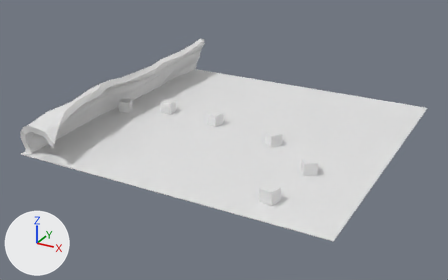
Two versions of the Blender file godot-4-jam-template-main/assets/3d/city.blend, one commit apart.
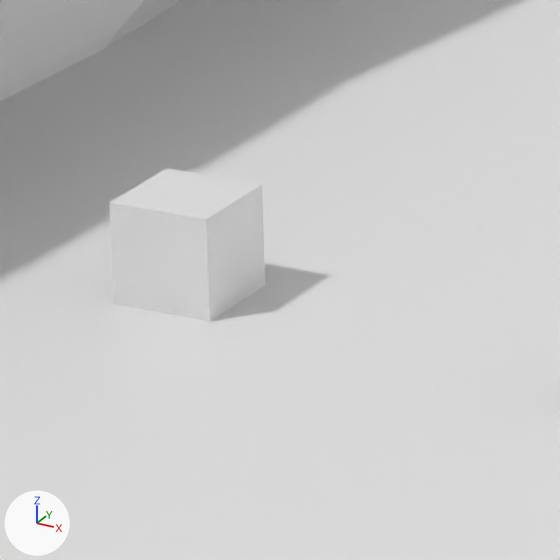
The first picture shows the older version from a 50 mm camera at (685.0, -846.0, 412.0) aimed at (231.0, -22.0, 0.0). The close-ups show both versions on the part from 33% to 46% of the width and 29% to 50% of the height of that picture; other places that the commit changed are outside them. The lights are fixed; the arrows at lower left show +X, +Y and +Z.

The first close-up shows 'Cube.001', 'floor-col', 'wall-col'.
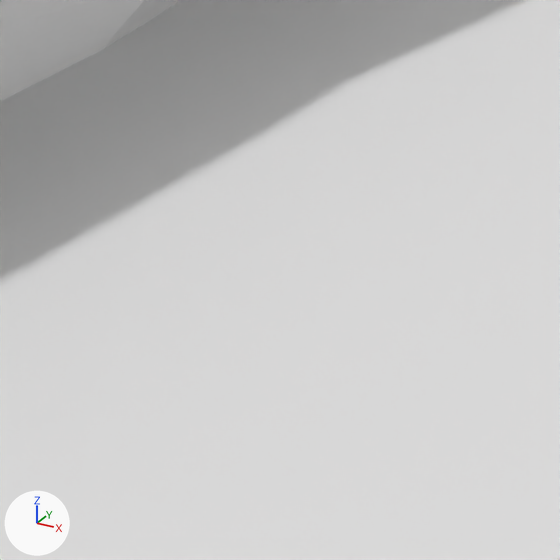
Where the change shows, as pixel boxes (x1, y1, x2, y2) in the close-ups (560 x 560 px):
'Cube.001', moved, rescaled (not visible afterwards): before (109, 168, 265, 321)

The change, as a diff of the scene's bpy script:
```diff
--- a/godot-4-jam-template-main/assets/3d/city.blend.py
+++ b/godot-4-jam-template-main/assets/3d/city.blend.py
@@ ob_cube_001 @@
 ob_cube_001 = bpy.data.objects.new('Cube.001', me_cube_002)
-ob_cube_001.location = (98.5, 13.8, 22.1)
+ob_cube_001.location = (65.4, -200.8, 14.3)
 ob_cube_001.rotation_euler = (0.0, 0.0, 0.0536)  # degrees (0, 0, 3.1)
-ob_cube_001.scale = (10.0, 10.0, 10.0)
+ob_cube_001.scale = (1.69, 1.69, 1.69)
```
